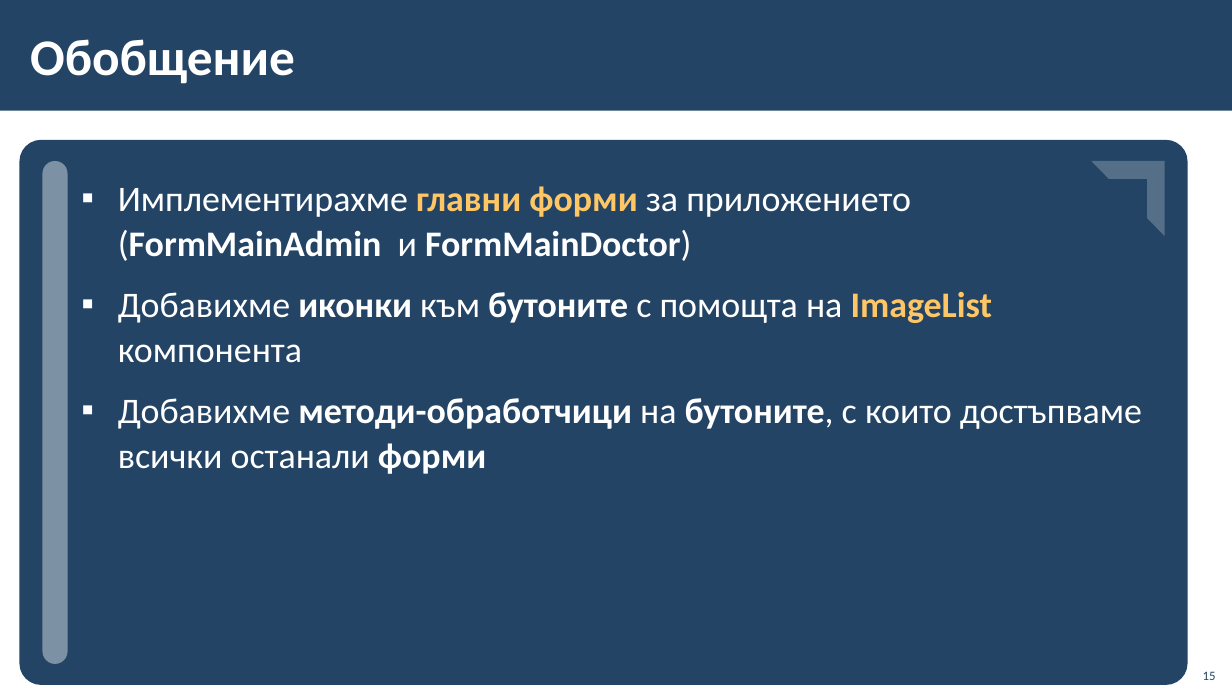
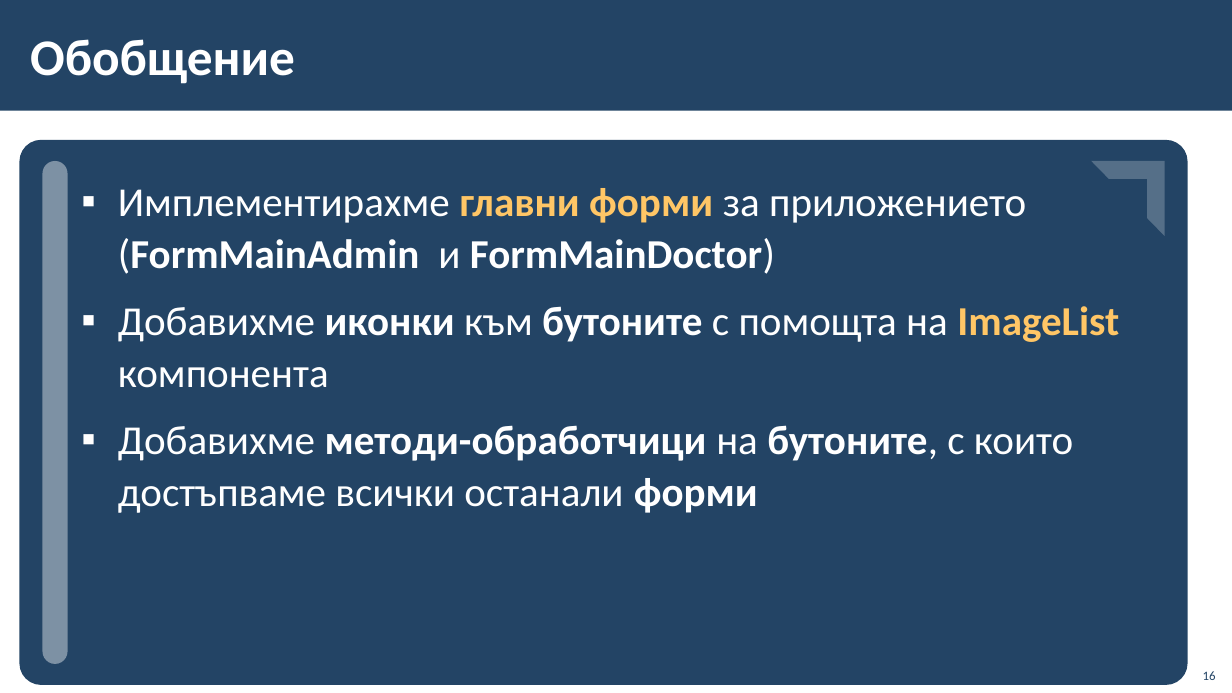
Before and after one commit to BG-IT-Edu/School-Programming, a slide deck: slide 16 of Courses/Software-Sciences/Module-4-Information-Systems-New/12-Implementation-of-Information-System/12-Implementation-of-Information-System-Second-Part.pptx (slide 15 before the commit). Drawn at 1232x693 pixels with LibreOffice and Linux fonts; fonts in the diff are those of the drawing; background and template pictures are left out. Boxes give left, top, right and bottom in pixels: in the first picture for what was removed or moved away, otherwise in the second. Text is boxed around its words. In the diff, an @@ line names an element or a change of style, - is before the commit and + after.

```diff
--- a/Courses/Software-Sciences/Module-4-Information-Systems-New/12-Implementation-of-Information-System/12-Implementation-of-Information-System-Second-Part.pptx
+++ b/Courses/Software-Sciences/Module-4-Information-Systems-New/12-Implementation-of-Information-System/12-Implementation-of-Information-System-Second-Part.pptx
@@ text "Имплементирахме главни форми за приложението ..." at <box>118,188,1119,513</box>: size 28 to 32 pt @@
@@ page number at <box>1203,671,1216,680</box>: text changed @@
-15
+16
```
Also in this commit, not shown: 6 other slides changed, 1 slide added.
